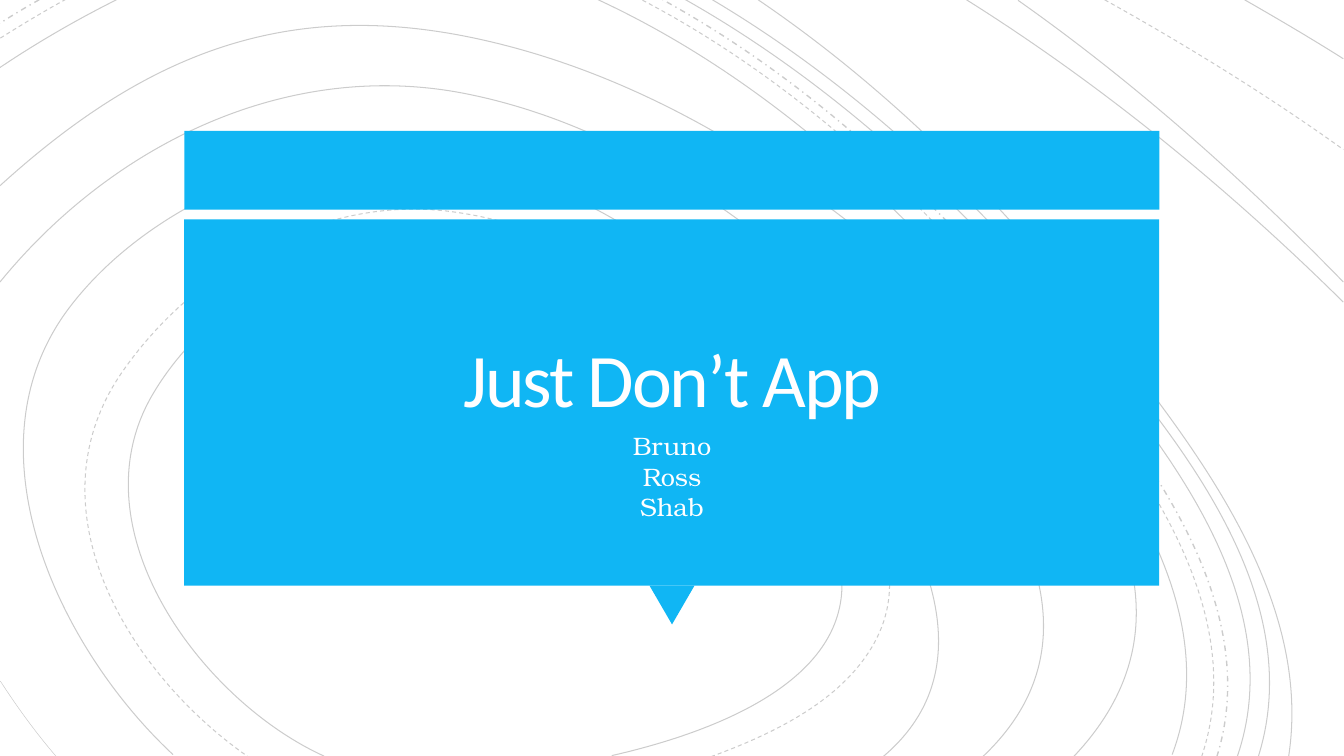
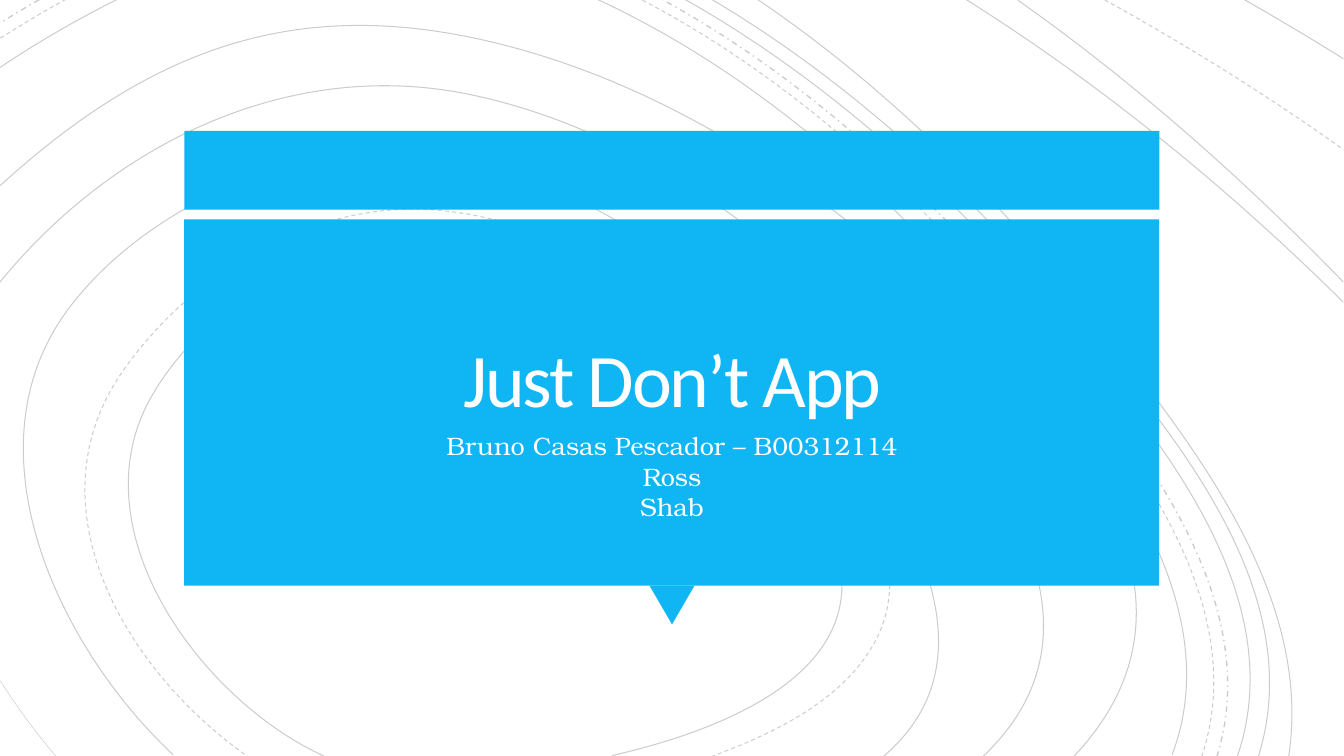
Before and after one commit to KwaiGonGinga/MobileDevelopment, a slide deck: slide 1 of Just Don’t Presentation.pptx. Drawn at 1344x756 pixels with LibreOffice and Linux fonts; fonts in the diff are those of the drawing. Boxes give left, top, right and bottom in pixels: in the first picture for what was removed or moved away, otherwise in the second. Text is boxed around its words. In the diff, an @@ line names an element or a change of style, - is before the commit and + after.

```diff
--- a/Just Don’t Presentation.pptx
+++ b/Just Don’t Presentation.pptx
@@ subtitle at (446, 437, 898, 517): text changed @@
-Bruno
-Ross
-Shab
+Bruno Casas Pescador – B00312114
+Ross
+Shab
```
Also in this commit, not shown: 3 other slides changed, 2 slides added, 1 other file.
